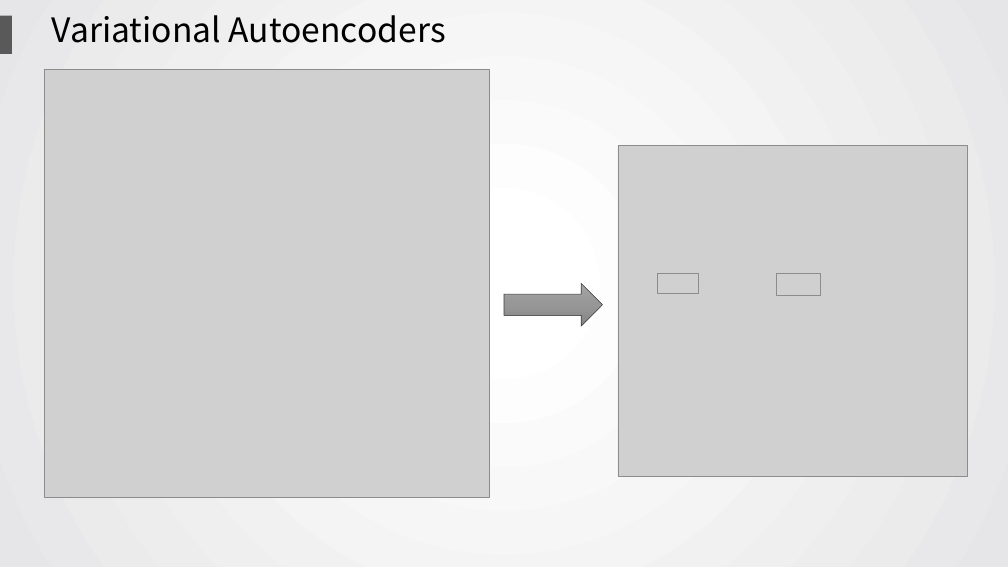
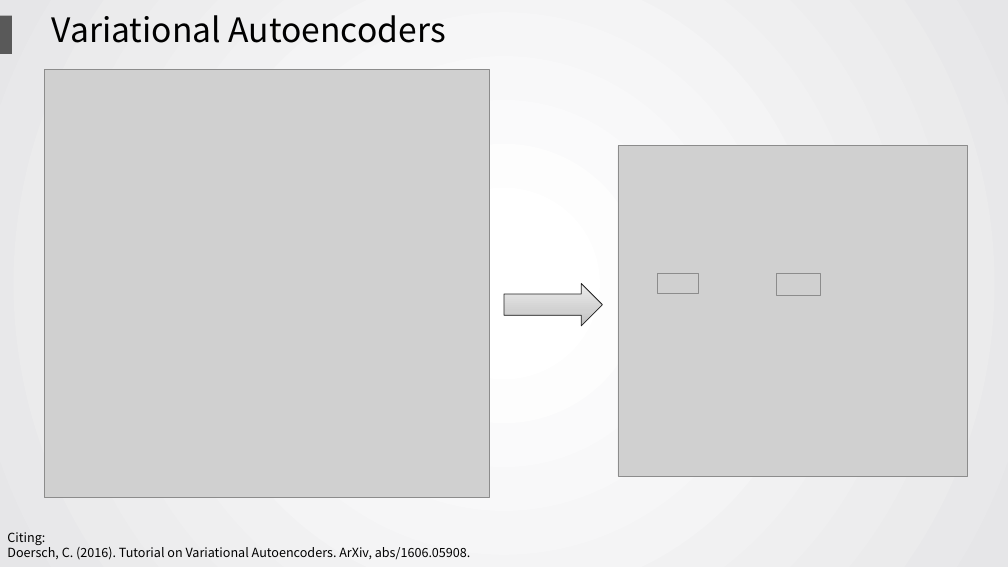
Before and after one commit to wolvestotem/Rumor-Detection, a slide deck: slide 14 of 580presentation.pptx. Drawn at 1008x567 pixels with LibreOffice and Linux fonts; fonts in the diff are those of the drawing; grey boxes stand for pictures. Boxes give left, top, right and bottom in pixels: in the first picture for what was removed or moved away, otherwise in the second. Text is boxed around its words. In the diff, an @@ line names an element or a change of style, - is before the commit and + after.

```diff
--- a/580presentation.pptx
+++ b/580presentation.pptx
@@ right arrow at (504,284,603,326): fill gradient #A4A4A4 to #989898 to #868686 to gradient #BDBDBD to #D1D1D1 to #EEEEEE; outline #3F3F3F 0.5 pt to #222222 0.75 pt @@
@@ text added at (7,532,471,560), 12 pt, text #000000 @@
+Citing:
+Doersch, C. (2016). Tutorial on Variational Autoencoders. ArXiv, abs/1606.05908.
```
Also in this commit, not shown: 15 other slides changed, 5 slides added, 2 slides removed.
